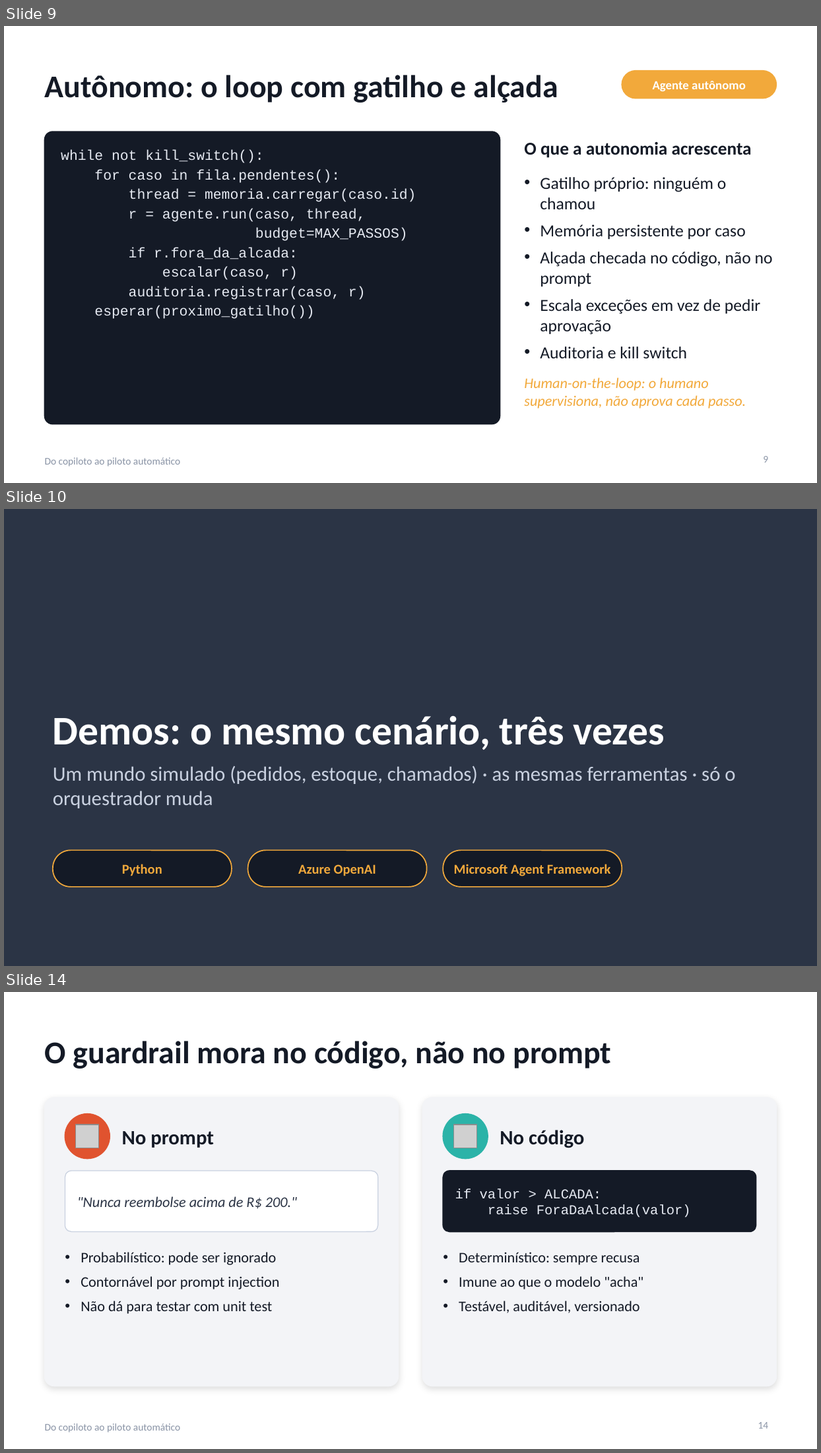
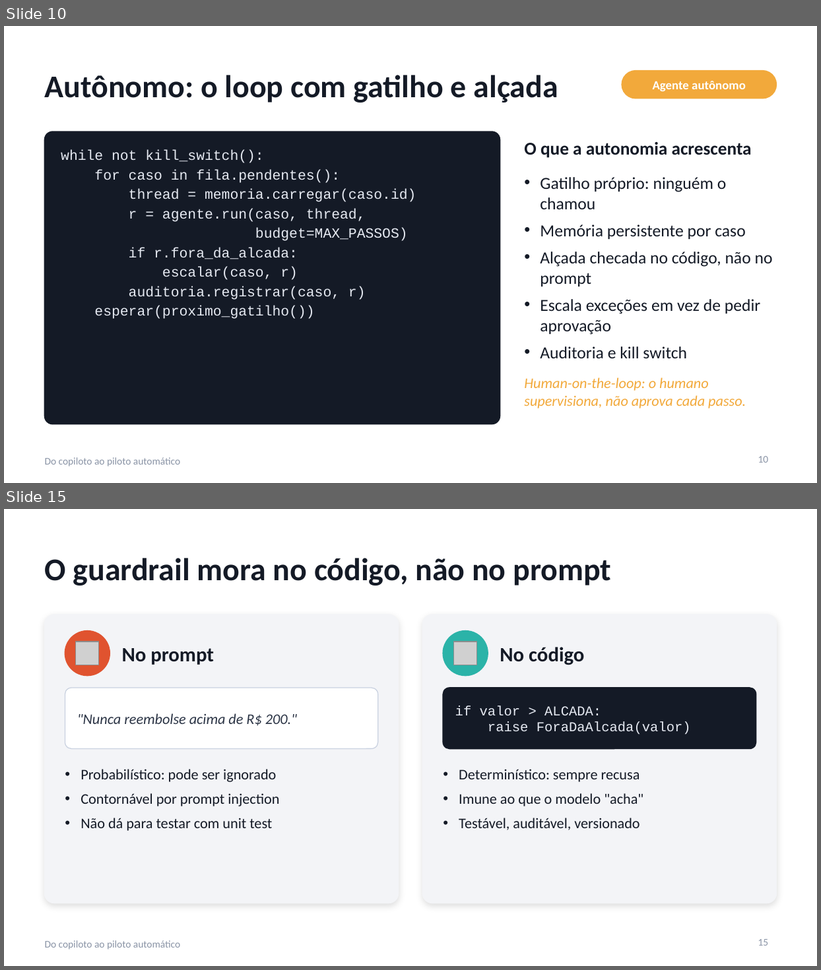
Before and after one commit to hsouzaeduardo/copiloto-piloto-automatico, a slide deck: slides/do-copiloto-ao-piloto-automatico.pptx. Shown one above the other, each under a label of ours: slides 9, 10 and 14 before the commit, slides 10 and 15 after it; the slides between them are not shown. The pictures are 821x1453 and 821x970 pixels, drawn with LibreOffice and Linux fonts; fonts in the diff are those of the drawing; grey boxes stand for pictures. Boxes give left, top, right and bottom in pixels: in the first picture for what was removed or moved away, otherwise in the second. Text is boxed around its words. In the diff, an @@ line names an element or a change of style, - is before the commit and + after.

```diff
--- a/slides/do-copiloto-ao-piloto-automatico.pptx
+++ b/slides/do-copiloto-ao-piloto-automatico.pptx
@@ slide 10 removed at [4, 509, 817, 966], background #2B3445 @@
@@ title removed at [53, 716, 665, 750] @@
-Demos: o mesmo cenário, três vezes
@@ text removed at [53, 766, 735, 809] @@
-Um mundo simulado (pedidos, estoque, chamados) · as mesmas ferramentas · só o orquestrador muda
@@ rounded rectangle removed at [53, 850, 232, 887] @@
@@ text removed at [122, 864, 162, 877] @@
-Python
@@ rounded rectangle removed at [248, 850, 427, 887] @@
@@ text removed at [298, 865, 376, 877] @@
-Azure OpenAI
@@ rounded rectangle removed at [443, 850, 622, 887] @@
@@ text removed at [454, 864, 611, 877] @@
-Microsoft Agent Framework
@@ what was slide 9 is now slide 10 @@
@@ page number at [758, 456, 769, 463]: text changed @@
-9
+10
@@ what was slide 14 is now slide 15 @@
@@ page number at [758, 939, 769, 946]: text changed @@
-14
+15
```
Also in this commit, not shown: 5 slides changed, 4 slides added.
